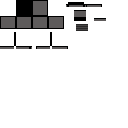
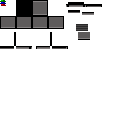
Two versions of the same layered image (128x128). Layer-by-layer changes:
painted on "Copie de base" over [0, 0, 106, 49]
